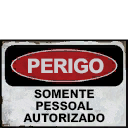
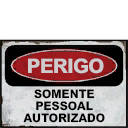
Layers edited between the first and the second 128 x 128 image:
moved "Camada 0" into group "placa", painted on it over [0, 39, 128, 128]
showed "decalsigndanger001e" over [0, 39, 128, 128]
